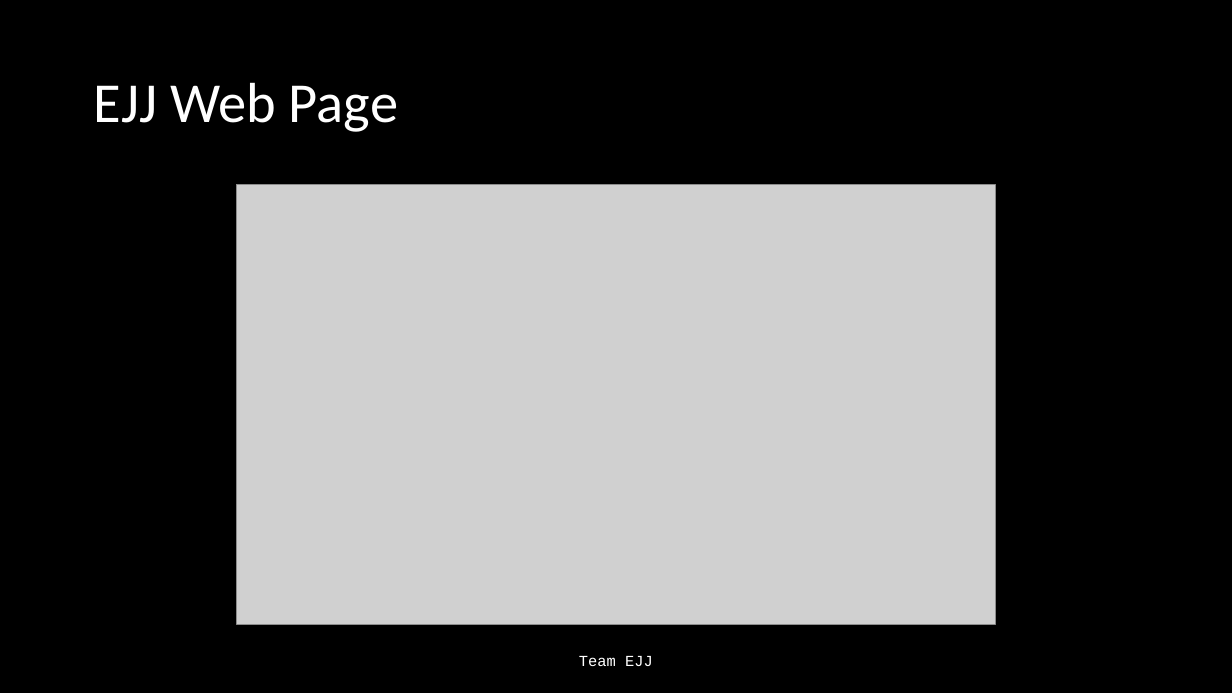
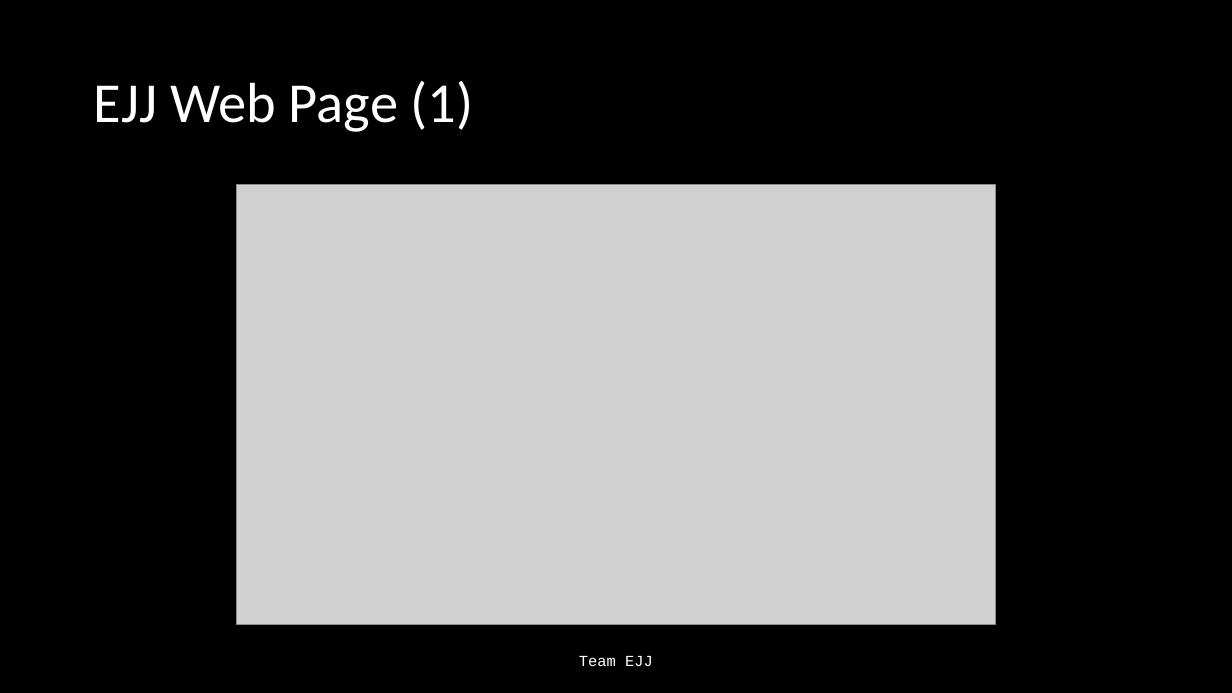
Before and after one commit to Jonathan805/RestrictedPlanning, a slide deck: slide 9 of TeamEJJ.pptx. Drawn at 1232x693 pixels with LibreOffice and Linux fonts; fonts in the diff are those of the drawing; grey boxes stand for pictures. Boxes give left, top, right and bottom in pixels: in the first picture for what was removed or moved away, otherwise in the second. Text is boxed around its words. In the diff, an @@ line names an element or a change of style, - is before the commit and + after.

```diff
--- a/TeamEJJ.pptx
+++ b/TeamEJJ.pptx
@@ title at <box>94,81,474,132</box>: text changed @@
-EJJ Web Page
+EJJ Web Page (1)
```
Also in this commit, not shown: 3 other slides changed, 2 slides removed.
